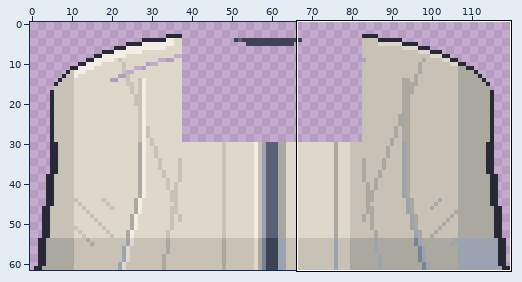
Pixel-art file: art/src/torso/dentist.aseprite. Above: a wide view before the commit, with the close-up outlined.
Close-up. Before:
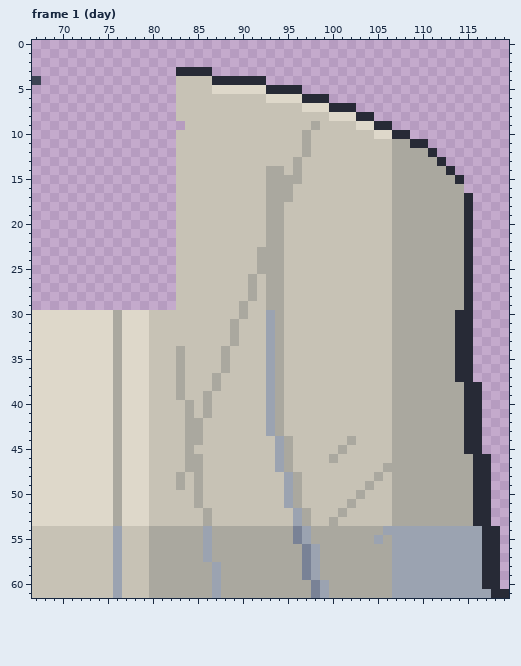
120x62 pixels, 2 frames. Shown: frame 1 (day): x 67..119, y 0..61. The commit also changed other frames or places, which this record leaves out.
The same view after the edit:
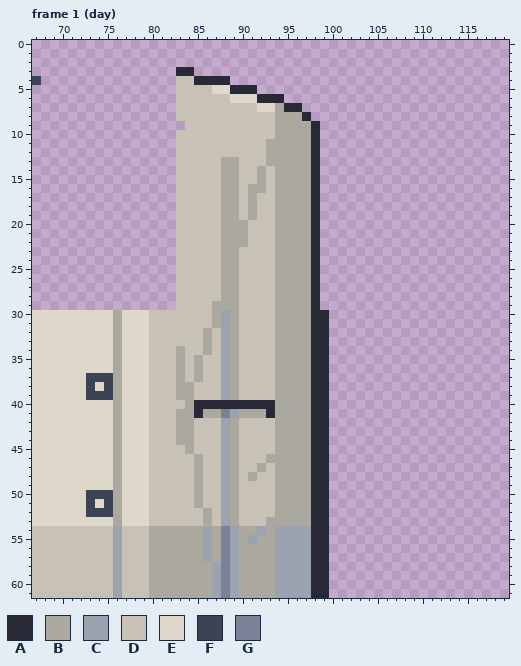
Palette (. is transparent): A #272a36  B #aaa89f  C #9ba3b1  D #c7c2b5  E #ded8ca  F #3c4354  G #798296
Changes in this commit:
Changed rows in their new state; - is an unchanged pixel.
Frame 1 (day):
first column x 73:
 3 ------------..---------------------------------
 4 ------------AA--....---------------------------
 5 ----------------AAA.....-----------------------
 6 ----------------EEEAAA.....--------------------
 7 -------------------EEBAA......-----------------
 8 ---------------------BBBA.......---------------
 9 ---------------------BBBBA........-------------
10 ---------------------BBB-A..........-----------
11 --------------------BBBB-A............---------
12 --------------------BBBB-A.............--------
13 ---------------BB---BBB-BA..............-------
14 ---------------BB--BD-B-BA...............------
15 ---------------BB--BD---BA................-----
16 ---------------BB-BBD--BBA................-----
17 ---------------BB-B-D--BBA.................----
18 ---------------BB-B-D-BBBA.................----
19 ---------------BB-B-D-BBBA.................----
20 ---------------BBB--D-BBBA.................----
21 ---------------BBB--D-BBBA.................----
22 ---------------BBB--D-BBBA.................----
23 ---------------BB--DD-BBBA.................----
24 ---------------BB--DD-BBBA.................----
25 ---------------BB--DD-BBBA.................----
26 ---------------BB-D-D-BBBA.................----
27 ---------------BB-D-D-BBBA.................----
28 ---------------BB-D-D-BBBA.................----
29 --------------BBBD--D-BBBA.................----
30 --------------BCBD--D-BBBAA................----
31 --------------BC----D-BBBAA................----
32 -------------B-C----D-BBBAA................----
33 -------------B-C----D-BBBAA................----
34 -------------B-CB---D-BBBAA................----
35 ------------B--CB---D-BBBAA................----
36 ------------B--CB---D-BBBAA................----
37 FFF---------B-DCB---D-BBBAA................----
38 F-F--------B--DCB---D-BBBAA.................---
39 FFF--------B-D-CB---D-BBBAA.................---
40 ------------AAAAAAAAA-BBBAA.................---
41 ----------B-A-BGCBBBA-BBBAA.................---
42 ----------B-D--CB---D-BBBAA.................---
43 ----------B-D--CB---D-BBBAA.................---
44 ----------B-D--CB----B-BBAA.................---
45 ---------------CB----B-BBAA.................---
46 -----------D---CB---BB-BBAA..................--
47 -----------D---CB--B-B-BBAA..................--
48 ----------D----CB-B--BB-BAA..................--
49 ----------D----CB----BB-BAA..................--
50 FFF------------CB----BB-BAA..................--
51 F-F------------CB----BB-BAA..................--
52 FFF------------CB----BBB-AA..................--
53 ---------------CB---BBBB-AA..................--
54 ---------------GC--C-CCC-AA...................-
55 ---------------GC-C--CCC-AA...................-
56 ---------------GC----CCCCAA...................-
57 ---------------GC----CCCCAA...................-
58 ---------------GC----CCCCAA...................-
59 ---------------GC----CCCCAA...................-
60 ---------------GC----CCCCAA...................-
61 ---------------GC----CCCCAA....................
